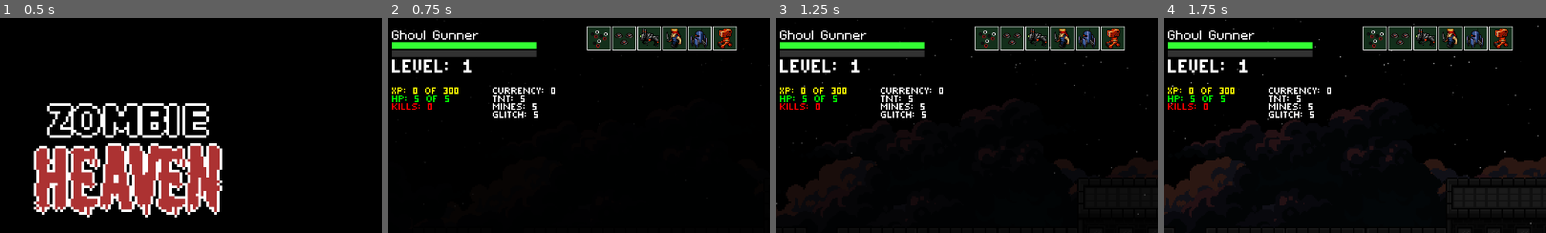
Above: before the commit, frames 1-4 (left to right).
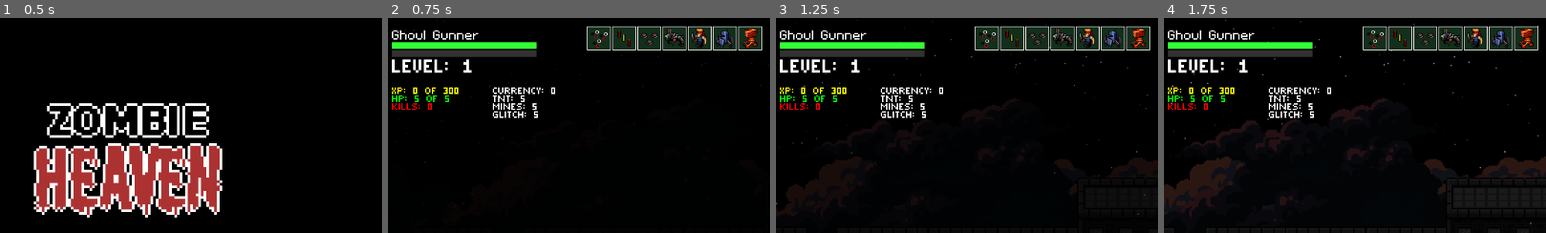
Above: after the commit, the same moments.

Repository: Tekknobot/ZombieSlug
Game: Godot game, scene res://Scenes/Titlescreen.tscn
The game is run twice, just before and just after one commit, with the same random seed, the same clock (stepped at 60 frames per second) and the same inputs.
Inputs:
- Up to frame 1 (0.5 s): no input
- Up to frame 2 (0.75 s): tap Enter (ui_accept) at 0.5 s; hold Right (ui_right) from 0.53 s (still down)
- Up to frame 3 (1.25 s): keep holding Right (ui_right); tap Enter (ui_accept) at 0.77 s
- Up to frame 4 (1.75 s): release Right (ui_right) at 1.28 s; hold Down (ui_down) from 1.28 s (still down); tap Enter (ui_accept) at 1.52 s
The pictures show only the part of the screen within x 31-81%, y 0-50%; the shares and areas given below are measured in that part.

Frame 1 is identical in both runs. In frame 2, 1.9% of the frame differs, in the area x 59-98%, y 3-16%; in frame 3, 1.9%; in frame 4, 1.9%.

Commit message:
Add grenade thumbnail.

Diff:
--- a/Scenes/Main.tscn
+++ b/Scenes/Main.tscn
@@ -26,7 +26,9 @@
 [ext_resource type="Texture2D" uid="uid://g5wnhg2m5u4s" path="res://Assets/Bullet/bullet_thumb.png" id="22_4ki2p"]
 [ext_resource type="Texture2D" uid="uid://uj6g582icxx2" path="res://Assets/Mines/mine1.png" id="23_iwq28"]
 [ext_resource type="Script" path="res://Scenes/helicopter_spawner.gd" id="23_vhlg4"]
+[ext_resource type="Texture2D" uid="uid://cn6gewl7drect" path="res://Projectiles/tnt/tnt2.png" id="24_6fbc6"]
 [ext_resource type="Script" path="res://Scripts/music_random.gd" id="25_te7ld"]
+[ext_resource type="Texture2D" uid="uid://402pi0xvstd6" path="res://Projectiles/tnt_yellow/tnt_yellow2.png" id="25_umrbl"]
 [ext_resource type="PackedScene" uid="uid://b6ws8bsbmvreg" path="res://Scenes/Effects/Rain_system.scn" id="26_rksku"]
 [ext_resource type="AudioStream" uid="uid://b74e0uncchnts" path="res://Audio/Tracks/80s Zombie.wav" id="34_f7ybr"]
 
@@ -232,9 +234,9 @@
 [node name="Merc" type="Panel" parent="HUD/TopLeft"]
 material = SubResource("ShaderMaterial_6t3ug")
 layout_mode = 0
-offset_left = 386.5
-offset_top = 7.0
-offset_right = 422.5
+offset_left = 405.5
+offset_top = 7.0
+offset_right = 441.5
 offset_bottom = 43.0
 scale = Vector2(0.5, 0.5)
 theme_override_styles/panel = SubResource("StyleBoxFlat_1k30t")
@@ -251,9 +253,9 @@
 [node name="Dog" type="Panel" parent="HUD/TopLeft"]
 material = SubResource("ShaderMaterial_x0cnh")
 layout_mode = 0
-offset_left = 368.0
-offset_top = 7.0
-offset_right = 404.0
+offset_left = 387.0
+offset_top = 7.0
+offset_right = 423.0
 offset_bottom = 43.0
 scale = Vector2(0.5, 0.5)
 theme_override_styles/panel = SubResource("StyleBoxFlat_gkd0k")
@@ -270,9 +272,9 @@
 [node name="Mech" type="Panel" parent="HUD/TopLeft"]
 material = SubResource("ShaderMaterial_q8v7c")
 layout_mode = 0
-offset_left = 405.5
-offset_top = 7.0
-offset_right = 441.5
+offset_left = 424.5
+offset_top = 7.0
+offset_right = 460.5
 offset_bottom = 43.0
 scale = Vector2(0.5, 0.5)
 theme_override_styles/panel = SubResource("StyleBoxFlat_b7tma")
@@ -290,9 +292,9 @@
 [node name="Panther" type="Panel" parent="HUD/TopLeft"]
 material = SubResource("ShaderMaterial_notjr")
 layout_mode = 0
-offset_left = 424.5
-offset_top = 7.0
-offset_right = 460.5
+offset_left = 443.5
+offset_top = 7.0
+offset_right = 479.5
 offset_bottom = 43.0
 scale = Vector2(0.5, 0.5)
 theme_override_styles/panel = SubResource("StyleBoxFlat_x6xn7")
@@ -310,9 +312,9 @@
 [node name="Mine" type="Panel" parent="HUD/TopLeft"]
 material = SubResource("ShaderMaterial_6t3ug")
 layout_mode = 0
-offset_left = 348.5
-offset_top = 7.0
-offset_right = 384.5
+offset_left = 367.5
+offset_top = 7.0
+offset_right = 403.5
 offset_bottom = 43.0
 scale = Vector2(0.5, 0.5)
 theme_override_styles/panel = SubResource("StyleBoxFlat_1k30t")
@@ -389,6 +391,47 @@
 offset_right = 31.0
 offset_bottom = 50.0
 texture = ExtResource("22_4ki2p")
+
+[node name="Grenade" type="Panel" parent="HUD/TopLeft"]
+material = SubResource("ShaderMaterial_x0cnh")
+layout_mode = 0
+offset_left = 348.5
+offset_top = 7.0
+offset_right = 384.5
+offset_bottom = 43.0
+scale = Vector2(0.5, 0.5)
+theme_override_styles/panel = SubResource("StyleBoxFlat_gkd0k")
+
+[node name="Portrait" type="TextureRect" parent="HUD/TopLeft/Grenade"]
+material = SubResource("ShaderMaterial_od7e4")
+custom_minimum_size = Vector2(8, 8)
+layout_mode = 0
+offset_left = 5.0
+offset_top = 6.0
+offset_right = 16.0
+offset_bottom = 17.0
+texture = ExtResource("24_6fbc6")
+
+[node name="Portrait3" type="TextureRect" parent="HUD/TopLeft/Grenade"]
+material = SubResource("ShaderMaterial_od7e4")
+custom_minimum_size = Vector2(8, 8)
+layout_mode = 0
+offset_left = 20.0
+offset_top = 20.0
+offset_right = 31.0
+offset_bottom = 31.0
+texture = ExtResource("24_6fbc6")
+
+[node name="Portrait2" type="TextureRect" parent="HUD/TopLeft/Grenade"]
+material = SubResource("ShaderMaterial_od7e4")
+custom_minimum_size = Vector2(8, 8)
+layout_mode = 0
+offset_left = 12.0
+offset_top = 12.0
+offset_right = 23.0
+offset_bottom = 23.0
+rotation = -0.00411786
+texture = ExtResource("25_umrbl")
 
 [node name="Name" type="RichTextLabel" parent="HUD/TopLeft"]
 layout_mode = 0
--- a/Scripts/hud.gd
+++ b/Scripts/hud.gd
@@ -20,6 +20,7 @@
 @onready var panther_portrait = $TopLeft/Panther as Panel
 @onready var mine_portrait    = $TopLeft/Mine    as Panel
 @onready var bullet_portrait  = $TopLeft/Bullet   as Panel
+@onready var grenade_portrait  = $TopLeft/Grenade   as Panel
 
 @export var merc_cooldown_time:     float = 20.0
 @export var dog_cooldown_time:      float = 20.0
@@ -28,6 +29,7 @@
 
 @export var mine_cooldown_time:     float = 2.0
 @export var bullet_cooldown_time:  float = 1.0
+@export var grenade_cooldown_time:  float = 1.0
 
 var _cooldown_tweens := {}
 
@@ -51,6 +53,7 @@
 	stats.connect("panther_used", Callable(self, "_on_panther_used"))
 	stats.connect("mine_used",    Callable(self, "_on_mine_used"))
 	stats.connect("bullet_used", Callable(self, "_on_bullet_used"))
+	stats.connect("grenade_used", Callable(self, "_on_grenade_used"))
 
 	# initialize
 	kills_label.text      = "Kills: %d"  % stats.kills
@@ -134,6 +137,9 @@
 func _on_bullet_used() -> void:
 	_start_cooldown(bullet_portrait, bullet_cooldown_time)
 
+func _on_grenade_used() -> void:
+	_start_cooldown(grenade_portrait, grenade_cooldown_time)
+
 # Helper to tween a panel’s alpha from fully opaque→transparent over `duration`.
 func _start_cooldown(panel: Panel, duration: float) -> void:
 	# 1) Cancel any existing tween on this panel
--- a/Scripts/playerstats.gd
+++ b/Scripts/playerstats.gd
@@ -36,6 +36,7 @@
 signal panther_used
 signal mine_used
 signal bullet_used
+signal grenade_used
 
 func _ready() -> void:
 	self.connect("dog_used",     Callable(self, "_on_dog_used"))
@@ -44,6 +45,7 @@
 	self.connect("panther_used", Callable(self, "_on_panther_used"))
 	self.connect("mine_used",    Callable(self, "_on_mine_used"))
 	self.connect("bullet_used",  Callable(self, "_on_bullet_used"))
+	self.connect("grenade_used",  Callable(self, "_on_grenade_used"))
 
 	# Initialize default values
 	health   = max_health
--- a/Scripts/soldier.gd
+++ b/Scripts/soldier.gd
@@ -418,7 +418,6 @@
 	# ——— Ground attack ———
 	if is_on_floor() and Input.is_action_just_pressed("attack") and attack_ready:
 		_on_attack()
-		Playerstats.emit_signal("bullet_used")
 
 	# ——— Kick off an air dash via button ———
 	if Input.is_action_just_pressed("dash") and can_dash and not is_on_floor():
@@ -985,6 +984,8 @@
 	var bullet = BulletScene.instantiate()
 	bullet.global_position = muzzle_point.global_position
 
+	Playerstats.emit_signal("bullet_used")
+
 	# set the bullet’s direction without ternary
 	if facing_right:
 		bullet.direction = Vector2.RIGHT
@@ -1056,6 +1057,7 @@
 	anim.modulate = Color(1, 1, 1, 1)
 
 func _throw_grenade() -> void:
+	Playerstats.emit_signal("grenade_used")
 	var g
 	if homing_mode:
 		# your yellow, homing grenade
Not shown: 1 places in Scenes/Main.tscn that only renumber resources
